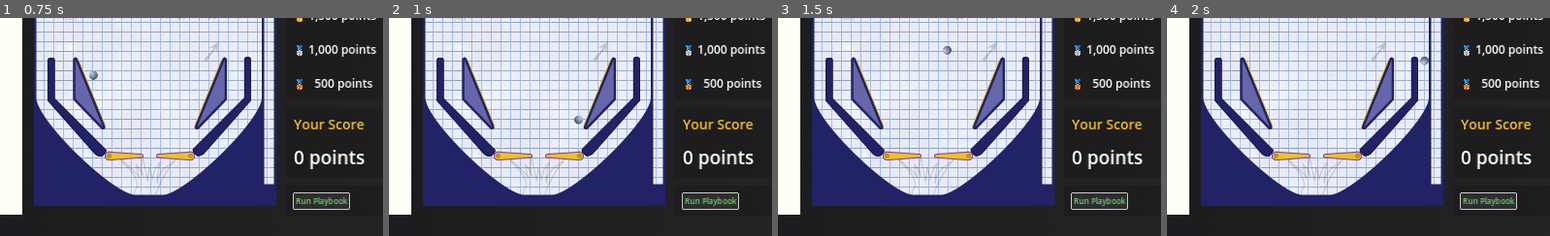
Above: before the commit, frames 1-4 (left to right).
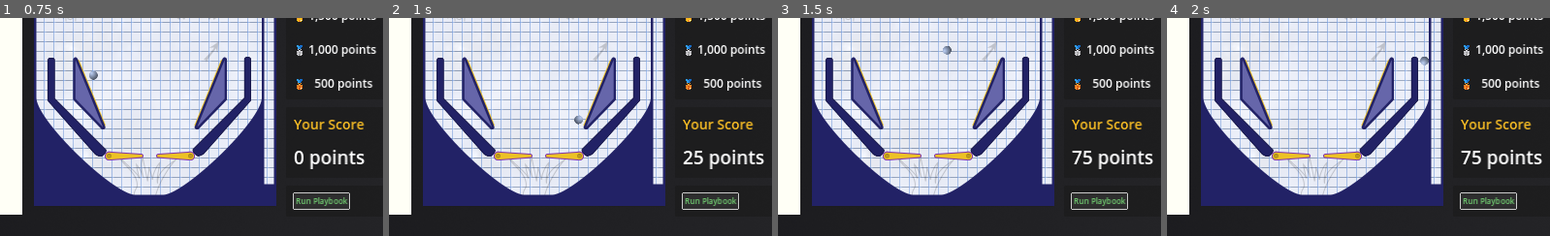
Above: after the commit, the same moments.

Repository: pincrediball/pincrediball
Game: Godot game, scene res://main.tscn
Same seed, same stepped clock (60 frames per second), same inputs: the game is played once before the commit and once after it.
Inputs:
- Up to frame 1 (0.75 s): click "Run Playbook" at 0.5 s
- Up to frame 2 (1 s): no input
- Up to frame 3 (1.5 s): click "Run Playbook" at 1.25 s
- Up to frame 4 (2 s): no input
The pictures show only the part of the screen within x 28-78%, y 50-100%; the shares and areas given below are measured in that part.

Frame 1 is identical in both runs. In frame 2, 0.8% of the frame differs, in the area x 76-98%, y 60-70%; in frame 3, 0.8%; in frame 4, 0.8%.

Commit message:
Add autoloaded singleton for scoring

Diff:
--- /dev/null
+++ b/src/game/score.gd
@@ -0,0 +1,7 @@
+extends PanelContainer
+
+func _ready():
+	Scoring.score_changed.connect(_on_score_changed)
+
+func _on_score_changed(from: int, to: int):
+	$VBoxContainer/MarginContainer2/ScoreLabel.text = "%s points" % to
--- a/src/game/score.tscn
+++ b/src/game/score.tscn
@@ -1,4 +1,6 @@
-[gd_scene load_steps=4 format=3 uid="uid://b7gnqdufk7u88"]
+[gd_scene load_steps=5 format=3 uid="uid://b7gnqdufk7u88"]
+
+[ext_resource type="Script" path="res://game/score.gd" id="1_dmxya"]
 
 [sub_resource type="LabelSettings" id="LabelSettings_5rvfl"]
 font_size = 28
@@ -12,30 +14,31 @@
 font_size = 38
 
 [node name="Score" type="PanelContainer"]
+script = ExtResource("1_dmxya")
 
 [node name="VBoxContainer" type="VBoxContainer" parent="."]
 layout_mode = 2
+
+[node name="MarginContainer1" type="MarginContainer" parent="VBoxContainer"]
+layout_mode = 2
+theme_override_constants/margin_left = 16
+theme_override_constants/margin_top = 16
+theme_override_constants/margin_right = 16
+theme_override_constants/margin_bottom = 0
+
+[node name="HeaderLabel" type="Label" parent="VBoxContainer/MarginContainer1"]
+layout_mode = 2
+text = "Your Score"
+label_settings = SubResource("LabelSettings_5rvfl")
 
 [node name="MarginContainer2" type="MarginContainer" parent="VBoxContainer"]
 layout_mode = 2
 theme_override_constants/margin_left = 16
 theme_override_constants/margin_top = 16
 theme_override_constants/margin_right = 16
-theme_override_constants/margin_bottom = 0
-
-[node name="Label" type="Label" parent="VBoxContainer/MarginContainer2"]
-layout_mode = 2
-text = "Your Score"
-label_settings = SubResource("LabelSettings_5rvfl")
-
-[node name="MarginContainer" type="MarginContainer" parent="VBoxContainer"]
-layout_mode = 2
-theme_override_constants/margin_left = 16
-theme_override_constants/margin_top = 16
-theme_override_constants/margin_right = 16
 theme_override_constants/margin_bottom = 16
 
-[node name="Label" type="Label" parent="VBoxContainer/MarginContainer"]
+[node name="ScoreLabel" type="Label" parent="VBoxContainer/MarginContainer2"]
 layout_mode = 2
 text = "0 points"
 label_settings = SubResource("LabelSettings_o35pc")
--- /dev/null
+++ b/src/game/scoring.gd
@@ -0,0 +1,15 @@
+extends Node
+
+signal score_changed(from: int, to: int)
+
+var currentScore: int = 0
+
+func add_score(score: int = 0):
+	var oldScore = currentScore
+	currentScore += score
+	score_changed.emit(oldScore, currentScore)
+
+func reset_score():
+	var oldScore = currentScore
+	currentScore = 0
+	score_changed.emit(oldScore, 0)
--- a/src/game/tutorial/sling.gd
+++ b/src/game/tutorial/sling.gd
@@ -5,3 +5,4 @@
 	var baseForce = Vector2(1, 0).rotated(direction)
 	var impulse = baseForce * 1000
 	ball.apply_impulse(impulse)
+	Scoring.add_score(25)
--- a/src/project.godot
+++ b/src/project.godot
@@ -18,6 +18,10 @@
 config/icon="res://art/logo.png"
 boot_splash/minimum_display_time=1000
 
+[autoload]
+
+Scoring="*res://game/scoring.gd"
+
 [display]
 
 window/size/viewport_width=1600
